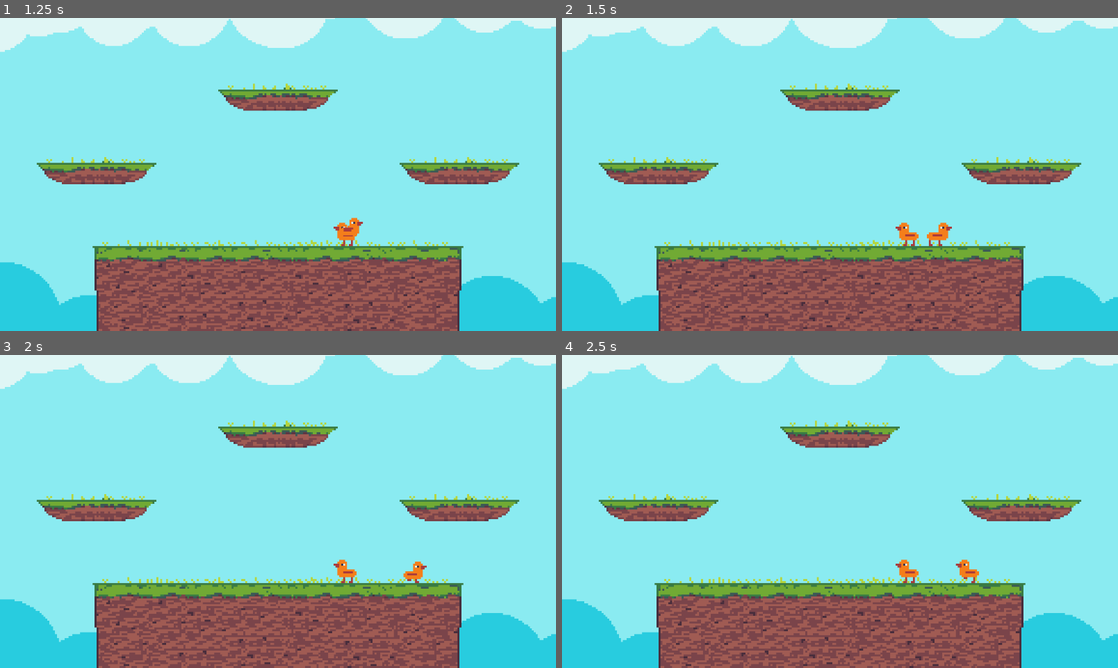
Above: before the commit, frames 1-4 (two rows, left to right).
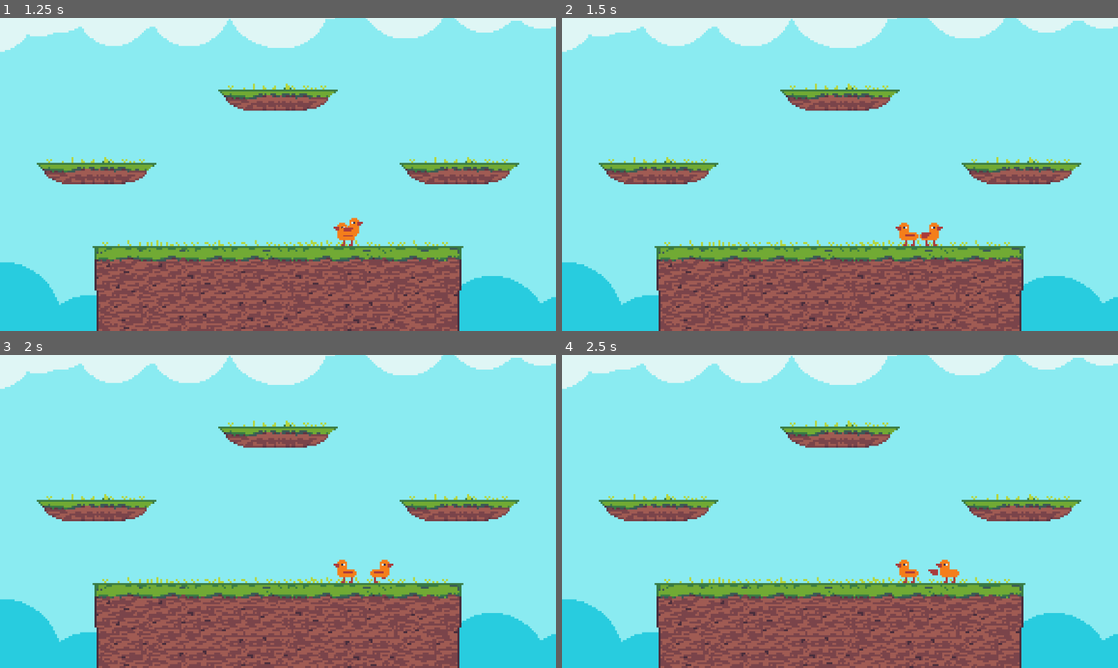
Above: after the commit, the same moments.

Repository: Shuflduf/Goose-Fight-Real
Game: Godot game, scene res://Scenes/world.tscn
Same seed, same stepped clock (60 frames per second), same inputs: the game is played once before the commit and once after it.
Inputs:
- Up to frame 1 (1.25 s): tap Enter at 0.5 s; hold Right (right) from 0.53 s (still down); tap X (basic_attack) at 0.6 s; tap Z (jump) at 0.77 s
- Up to frame 2 (1.5 s): keep holding Right (right); tap X (basic_attack) at 1.35 s
- Up to frame 3 (2 s): keep holding Right (right); tap Z (jump) at 1.52 s
- Up to frame 4 (2.5 s): release Right (right) at 2.03 s; hold Left (left) from 2.03 s (still down); tap X (basic_attack) at 2.1 s

Frame 1 is identical in both runs. In frame 2, 0.2% of the frame differs, in the area x 64-71%, y 65-73%; in frame 3, 0.3%; in frame 4, 0.4%, in the area x 65-75%, y 65-73%.

Commit message:
basic tilt handling

Diff:
--- a/Attacks/attack.gd
+++ b/Attacks/attack.gd
@@ -11,7 +11,7 @@
 @export var anim_name: StringName
 
 var p: Player
-
+var ah: AttackHandler
 #var facing_right: bool = false
 
 func start() -> void:
--- a/Attacks/attack_f_tilt.gd
+++ b/Attacks/attack_f_tilt.gd
@@ -1,11 +1,27 @@
 extends Attack
 
+func _unhandled_input(event: InputEvent) -> void:
+    var conditions: Array[bool] = [
+        p.inp.event_is_action_pressed(event, &"basic_attack"),
+        p.is_on_floor(),
+        not $Anim.is_playing(),
+        ah.current_tilt == AttackHandler.Tilts.Forward,
+    ]
+    if conditions.all(func(c: bool) -> bool: return c):
+        start()
+        $Anim.play(&"start")
+        #await get_tree().create_timer(0.5).timeout
+        #finished.emit()
 
-# Called when the node enters the scene tree for the first time.
-func _ready() -> void:
-    pass # Replace with function body.
+func swing() -> void:
+    # TODO: this should work on more than just players, like objects
+    for b: Player in $HitBox.get_overlapping_bodies():
+        if b == p:
+            continue
 
-
-# Called every frame. 'delta' is the elapsed time since the previous frame.
-func _process(delta: float) -> void:
-    pass
+        print(b)
+        p.velocity.x += -500.0 * dir_mult()
+        var data: DamageData = DamageData.new()
+        data.health = 5
+        damage.emit(data, b)
+        break
--- a/Attacks/attack_f_tilt.tscn
+++ b/Attacks/attack_f_tilt.tscn
@@ -14,9 +14,12 @@
 tracks/0/interp = 1
 tracks/0/loop_wrap = true
 tracks/0/keys = {
-"times": PackedFloat32Array(),
-"transitions": PackedFloat32Array(),
-"values": []
+"times": PackedFloat32Array(0.25),
+"transitions": PackedFloat32Array(1),
+"values": [{
+"args": [],
+"method": &"swing"
+}]
 }
 
 [sub_resource type="AnimationLibrary" id="AnimationLibrary_v3mub"]
@@ -26,6 +29,7 @@
 
 [node name="FTilt" instance=ExtResource("1_u2l5l")]
 script = ExtResource("2_v3mub")
+anim_name = &"attack_ftilt"
 
 [node name="Anim" type="AnimationPlayer" parent="." index="1"]
 libraries = {
--- a/Attacks/attack_jab.gd
+++ b/Attacks/attack_jab.gd
@@ -5,6 +5,7 @@
         p.inp.event_is_action_pressed(event, &"basic_attack"),
         p.is_on_floor(),
         not $Anim.is_playing(),
+        ah.current_tilt == AttackHandler.Tilts.None,
     ]
     if conditions.all(func(c: bool) -> bool: return c):
         start()
--- a/Player/attack_handler.gd
+++ b/Player/attack_handler.gd
@@ -9,8 +9,8 @@
 enum AttackBind {
     Jab,
     FTilt,
-    UTilt,
-    DTilt,
+    #UTilt,
+    #DTilt,
 }
 enum Tilts {
     None,
@@ -20,11 +20,57 @@
     Down,
 }
 
+var dir_inputs: Dictionary[StringName, bool] = {
+    &"left": false,
+    &"right": false,
+    &"up": false,
+    &"down": false,
+}
 var current_tilt: Tilts = Tilts.None
 var facing_right: bool = false
 
-#func _unhandled_input(event: InputEvent) -> void:
 
+
+func _unhandled_input(event: InputEvent) -> void:
+    # TEMPORARY
+    if not p.inp.verify_device(event):
+        return
+
+    for dir: StringName in dir_inputs.keys():
+        if p.inp.event_is_action_pressed(event, dir):
+            dir_inputs[dir] = true
+        elif p.inp.event_is_action_released(event, dir):
+            dir_inputs[dir] = false
+
+    update_tilt()
+
+func update_tilt() -> void:
+    var pressed_dirs: Dictionary[Tilts, bool] = {
+        Tilts.Forward: false,
+        Tilts.Backward: false,
+        Tilts.Up: false,
+        Tilts.Down: false,
+    }
+    var dir_map: Dictionary[Tilts, StringName] = {
+        Tilts.Forward: &"right" if facing_right else &"left",
+        Tilts.Backward: &"left" if facing_right else &"right",
+        Tilts.Up: &"up",
+        Tilts.Down: &"down",
+    }
+    for tilt: Tilts in dir_map.keys():
+        var dir: StringName = dir_map[tilt]
+        if dir_inputs[dir]:
+            pressed_dirs[tilt] = true
+
+    var vert_value: int = (-1 if pressed_dirs[Tilts.Up] else 0) + (1 if pressed_dirs[Tilts.Down] else 0)
+    var vert_neutral: bool = vert_value == 0
+    current_tilt = Tilts.None if vert_neutral else (Tilts.Up if vert_value == 1 else Tilts.Down)
+    if p.is_on_floor() and pressed_dirs[Tilts.Forward]:
+        current_tilt = Tilts.Forward
+    elif not p.is_on_floor() and pressed_dirs[Tilts.Backward]:
+        current_tilt = Tilts.Backward
+
+    prints(pressed_dirs, current_tilt)
 
 func _ready() -> void:
     await get_tree().physics_frame
@@ -33,6 +79,7 @@
         add_child(new_attack)
         new_attack.started.connect(_on_attack_started)
         new_attack.p = p
+        new_attack.ah = self
 
 
 func _on_attack_started(anim_name: StringName) -> void:
@@ -46,6 +93,9 @@
 
 
 func _on_horizontal_movement_flip(right: bool) -> void:
-    facing_right = right
-    for a: Attack in get_children():
-        a.flip()
+    if facing_right != right:
+        facing_right = right
+        update_tilt()
+
+        for a: Attack in get_children():
+            a.flip()
--- a/Player/player.tscn
+++ b/Player/player.tscn
@@ -10,6 +10,7 @@
 [ext_resource type="Script" uid="uid://b77con38nd63l" path="res://Player/attack_handler.gd" id="7_b26j0"]
 [ext_resource type="Script" uid="uid://cvqrmse7gdai4" path="res://Attacks/attack_info.gd" id="8_n7ghd"]
 [ext_resource type="PackedScene" uid="uid://dwct0b3fqkr6c" path="res://Attacks/attack_jab.tscn" id="9_nvl01"]
+[ext_resource type="PackedScene" uid="uid://dlfd1q2hltgte" path="res://Attacks/attack_f_tilt.tscn" id="10_apopc"]
 
 [sub_resource type="RectangleShape2D" id="RectangleShape2D_fj7yv"]
 size = Vector2(48, 48)
@@ -18,6 +19,14 @@
 atlas = ExtResource("5_sweqy")
 region = Rect2(136, 0, 34, 28)
 
+[sub_resource type="AtlasTexture" id="AtlasTexture_7emwf"]
+atlas = ExtResource("5_sweqy")
+region = Rect2(340, 0, 34, 28)
+
+[sub_resource type="AtlasTexture" id="AtlasTexture_hshwv"]
+atlas = ExtResource("5_sweqy")
+region = Rect2(374, 0, 34, 28)
+
 [sub_resource type="AtlasTexture" id="AtlasTexture_apopc"]
 atlas = ExtResource("5_sweqy")
 region = Rect2(408, 0, 34, 28)
@@ -66,6 +75,17 @@
 }],
 "loop": true,
 "name": &"air",
+"speed": 4.0
+}, {
+"frames": [{
+"duration": 1.0,
+"texture": SubResource("AtlasTexture_7emwf")
+}, {
+"duration": 1.0,
+"texture": SubResource("AtlasTexture_hshwv")
+}],
+"loop": false,
+"name": &"attack_ftilt",
 "speed": 4.0
 }, {
 "frames": [{
@@ -140,6 +160,12 @@
 bind = 0
 metadata/_custom_type_script = "uid://cvqrmse7gdai4"
 
+[sub_resource type="Resource" id="Resource_5htga"]
+script = ExtResource("8_n7ghd")
+scene = ExtResource("10_apopc")
+bind = 1
+metadata/_custom_type_script = "uid://cvqrmse7gdai4"
+
 [node name="Player" type="CharacterBody2D"]
 z_index = 2
 collision_layer = 4
@@ -163,8 +189,10 @@
 position = Vector2(0, -28)
 scale = Vector2(4, 4)
 sprite_frames = SubResource("SpriteFrames_dw050")
-animation = &"attack_jab"
+animation = &"attack_ftilt"
 autoplay = "idle"
+frame = 1
+frame_progress = 1.0
 
 [node name="AnimHandler" type="Node" parent="." node_paths=PackedStringArray("sprites")]
 script = ExtResource("5_2hs0m")
@@ -177,7 +205,7 @@
 
 [node name="Attacks" type="Node2D" parent="." node_paths=PackedStringArray("sprites")]
 script = ExtResource("7_b26j0")
-attacks = Array[ExtResource("8_n7ghd")]([SubResource("Resource_ivps1")])
+attacks = Array[ExtResource("8_n7ghd")]([SubResource("Resource_ivps1"), SubResource("Resource_5htga")])
 sprites = NodePath("../Sprites")
 
 [node name="InputHandler" type="Node" parent="."]
--- a/project.godot
+++ b/project.godot
@@ -61,6 +61,11 @@
 , Object(InputEventJoypadButton,"resource_local_to_scene":false,"resource_name":"","device":-1,"button_index":0,"pressure":0.0,"pressed":true,"script":null)
 ]
 }
+up={
+"deadzone": 0.2,
+"events": [Object(InputEventKey,"resource_local_to_scene":false,"resource_name":"","device":-1,"window_id":0,"alt_pressed":false,"shift_pressed":false,"ctrl_pressed":false,"meta_pressed":false,"pressed":false,"keycode":0,"physical_keycode":4194320,"key_label":0,"unicode":0,"location":0,"echo":false,"script":null)
+]
+}
 
 [layer_names]
 
Not shown: 1 places in Player/player.tscn that only renumber resources
